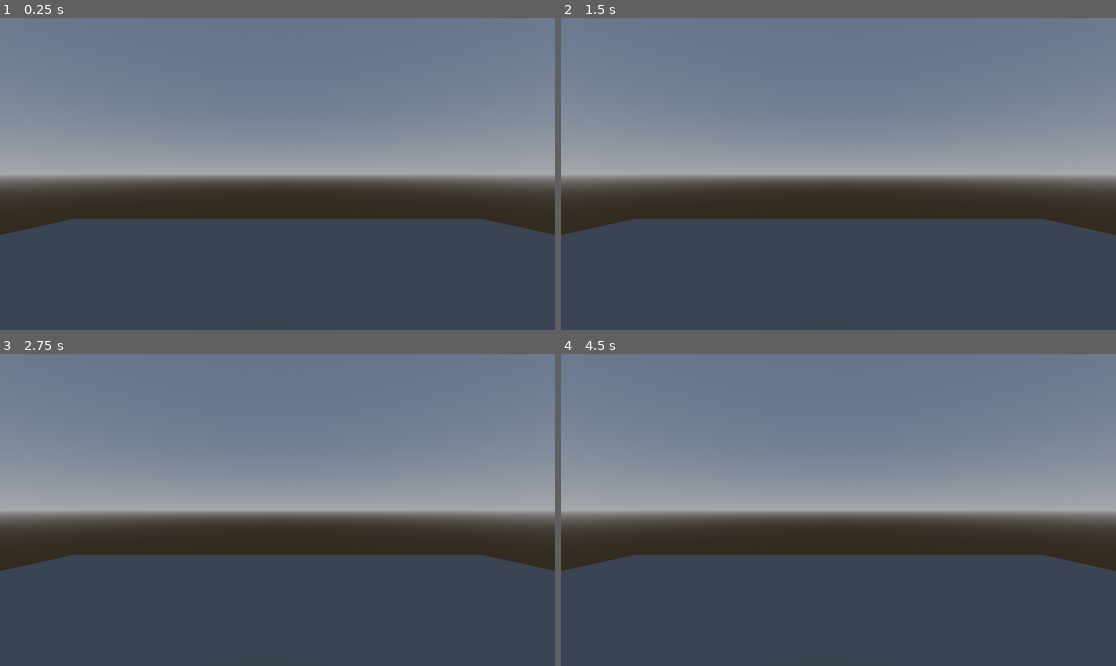
Above: before the commit, frames 1-4 (two rows, left to right).
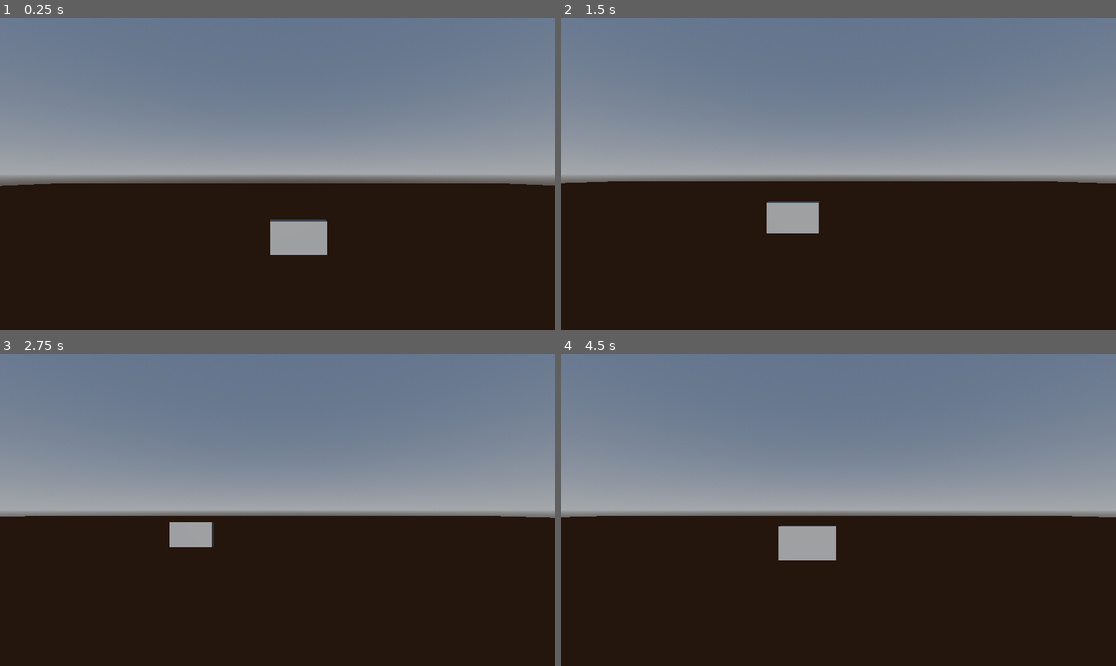
Above: after the commit, the same moments.

Repository: PedroKlemensov/megadungeon
Game: Godot game, scene res://fases/tests/teste1.tscn
Same seed, same stepped clock (60 frames per second), same inputs: the game is played once before the commit and once after it.
Inputs:
- Up to frame 1 (0.25 s): no input
- Up to frame 2 (1.5 s): tap Enter (ui_accept) at 0.5, 0.77 s; hold Right (ui_right) 0.53-1.28 s; hold Down (ui_down) from 1.28 s (still down)
- Up to frame 3 (2.75 s): tap Enter (ui_accept) at 1.52 s; release Down (ui_down) at 2.03 s; hold Right (ui_right) from 2.03 s (still down)
- Up to frame 4 (4.5 s): release Right (ui_right) at 2.78 s; hold Up (ui_up) 2.78-3.53 s; tap Enter (ui_accept) at 3.02, 3.77 s; hold Left (ui_left) from 3.53 s (still down)

The runs differ from the first frame. In frame 1, 41% of the frame differs, in the area x 0-100%, y 53-100%; in frame 2, 42%; in frame 3, 43%; in frame 4, 43%, in the area x 0-100%, y 51-100%.

Commit message:
pequesos reajustes para teste

Diff:
--- a/Personagen/Jogador/jogador.tscn
+++ b/Personagen/Jogador/jogador.tscn
@@ -1,13 +1,16 @@
-[gd_scene load_steps=2 format=3 uid="uid://dfrb16w5ngaw1"]
+[gd_scene load_steps=3 format=3 uid="uid://dfrb16w5ngaw1"]
 
-[sub_resource type="CapsuleShape3D" id="CapsuleShape3D_40k0k"]
+[ext_resource type="Script" uid="uid://uay0ni74ahcs" path="res://Scripts/Jogador/jogadorS.gd" id="1_yswbn"]
 
-[node name="Jogador" type="Node3D"]
+[sub_resource type="CapsuleShape3D" id="CapsuleShape3D_kwvdf"]
+height = 2.4824219
 
-[node name="CharacterBody3D" type="CharacterBody3D" parent="."]
+[node name="Jogador" type="CharacterBody3D"]
+script = ExtResource("1_yswbn")
 
-[node name="CollisionShape3D" type="CollisionShape3D" parent="CharacterBody3D"]
-shape = SubResource("CapsuleShape3D_40k0k")
+[node name="CollisionShape3D" type="CollisionShape3D" parent="."]
+transform = Transform3D(1, 0, 0, 0, 1, 0, 0, 0, 1, 0, 1.2587891, 0)
+shape = SubResource("CapsuleShape3D_kwvdf")
 
-[node name="Camera3D" type="Camera3D" parent="."]
-transform = Transform3D(1, 0, 0, 0, 1, 0, 0, 0, 1, 0, 0.5330484, -0.26770186)
+[node name="Camera3D" type="Camera3D" parent="CollisionShape3D"]
+transform = Transform3D(1, 0, 0, 0, 1, 0, 0, 0, 1, 0, 0.88599014, -0.2167984)
--- a/areas/testes/teste1.tscn
+++ b/areas/testes/teste1.tscn
@@ -1,7 +1,14 @@
-[gd_scene load_steps=5 format=3 uid="uid://d0dm0mrlxdayl"]
+[gd_scene load_steps=10 format=3 uid="uid://d0dm0mrlxdayl"]
+
+[sub_resource type="StandardMaterial3D" id="StandardMaterial3D_h41vn"]
+albedo_color = Color(0.36862746, 0.18039216, 0, 1)
 
 [sub_resource type="PlaneMesh" id="PlaneMesh_h41vn"]
-size = Vector2(20, 20)
+material = SubResource("StandardMaterial3D_h41vn")
+size = Vector2(200, 200)
+
+[sub_resource type="BoxShape3D" id="BoxShape3D_h41vn"]
+size = Vector3(200, 1, 200)
 
 [sub_resource type="ProceduralSkyMaterial" id="ProceduralSkyMaterial_h41vn"]
 
@@ -12,14 +19,38 @@
 background_mode = 2
 sky = SubResource("Sky_2wi4d")
 
-[node name="chao" type="Node3D"]
+[sub_resource type="BoxMesh" id="BoxMesh_h41vn"]
+size = Vector3(3, 2, 0.5)
 
-[node name="MeshInstance3D" type="MeshInstance3D" parent="."]
-transform = Transform3D(50, 0, 0, 0, 50, 0, 0, 0, 50, 0, 0, 0)
+[sub_resource type="Skin" id="Skin_2wi4d"]
+
+[sub_resource type="BoxShape3D" id="BoxShape3D_ydcnf"]
+size = Vector3(3, 2, 0.5)
+
+[node name="FaseT" type="Node3D"]
+
+[node name="chao" type="MeshInstance3D" parent="."]
+transform = Transform3D(1, 0, 0, 0, 1, 0, 0, 0, 1, 0, 0, 0.3523445)
 mesh = SubResource("PlaneMesh_h41vn")
 
+[node name="StaticBody3D" type="StaticBody3D" parent="chao"]
+transform = Transform3D(1, 0, 0, 0, 1, 0, 0, 0, 1, 0, 0, -0.3523445)
+
+[node name="CollisionShape3D" type="CollisionShape3D" parent="chao/StaticBody3D"]
+shape = SubResource("BoxShape3D_h41vn")
+
 [node name="DirectionalLight3D" type="DirectionalLight3D" parent="."]
-transform = Transform3D(1, 0, 0, 0, 1, 0, 0, 0, 1, 0, 427.61563, 0)
+transform = Transform3D(1, 0, 0, 0, 1, 0, 0, 0, 1, 0, 63.66031, 0)
 
 [node name="WorldEnvironment" type="WorldEnvironment" parent="."]
 environment = SubResource("Environment_ydcnf")
+
+[node name="MeshInstance3D" type="MeshInstance3D" parent="."]
+transform = Transform3D(1, 0, 0, 0, 1, 0, 0, 0, 1, 0, 0.7584543, -19.219196)
+mesh = SubResource("BoxMesh_h41vn")
+skin = SubResource("Skin_2wi4d")
+
+[node name="StaticBody3D" type="StaticBody3D" parent="MeshInstance3D"]
+
+[node name="CollisionShape3D" type="CollisionShape3D" parent="MeshInstance3D/StaticBody3D"]
+shape = SubResource("BoxShape3D_ydcnf")
--- a/fases/tests/teste1.tscn
+++ b/fases/tests/teste1.tscn
@@ -8,4 +8,4 @@
 [node name="Teste1" parent="." instance=ExtResource("1_pfqai")]
 
 [node name="Jogador" parent="." instance=ExtResource("2_pxhxm")]
-transform = Transform3D(1, 0, 0, 0, 1, 0, 0, 0, 1, -0.674711, 109.42808, 0.003171444)
+transform = Transform3D(0.99999994, 0, 0, 0, 0.99999994, 0, 0, 0, 1, -1.1112576, 2.3773813, -8.103949)
